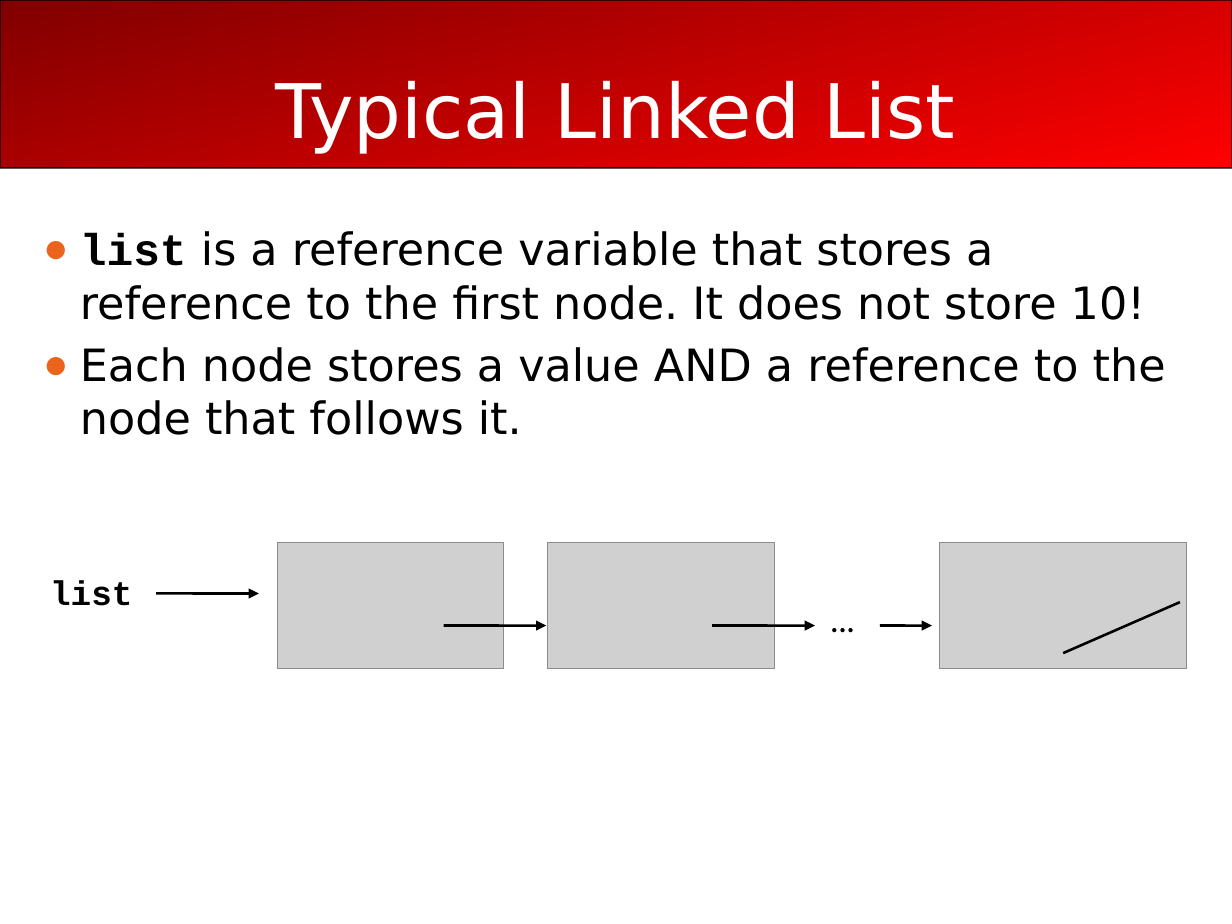
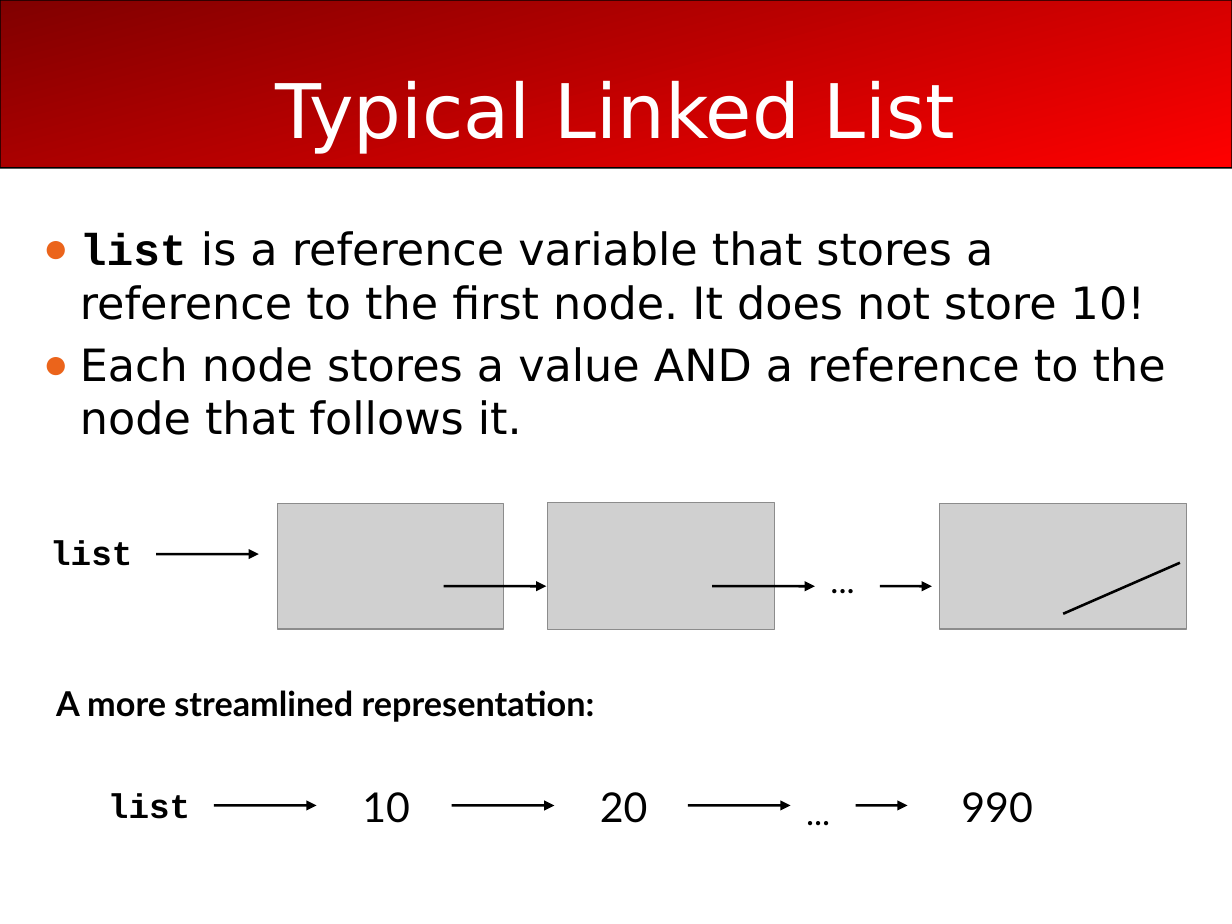
Before and after one commit to Cy-FairCS/cs3, a slide deck: slide 17 of u07a_linkedLists/notes/_linklists.pptx. Drawn at 1232x924 pixels with LibreOffice and Linux fonts; fonts in the diff are those of the drawing; grey boxes stand for pictures; background and template pictures are left out. Boxes give left, top, right and bottom in pixels: in the first picture for what was removed or moved away, otherwise in the second. Text is boxed around its words. In the diff, an @@ line names an element or a change of style, - is before the commit and + after.

```diff
--- a/u07a_linkedLists/notes/_linklists.pptx
+++ b/u07a_linkedLists/notes/_linklists.pptx
@@ 4 arrows, 3 pictures, 2 texts, 1 line: place and size @@
-4 arrows, 3 pictures, 2 texts, 1 line at <box>50,542,1188,669</box>
+4 arrows, 3 pictures, 2 texts, 1 line at <box>50,503,1188,630</box>
@@ text added at <box>56,690,595,722</box>, 20 pt, text #000000, bold @@
+A more streamlined representation:
@@ group added at <box>108,786,1032,839</box>: 5 texts, 4 arrows @@
+list
+...
+10
+20
+990
```
Also in this commit, not shown: 2 other slides changed.
